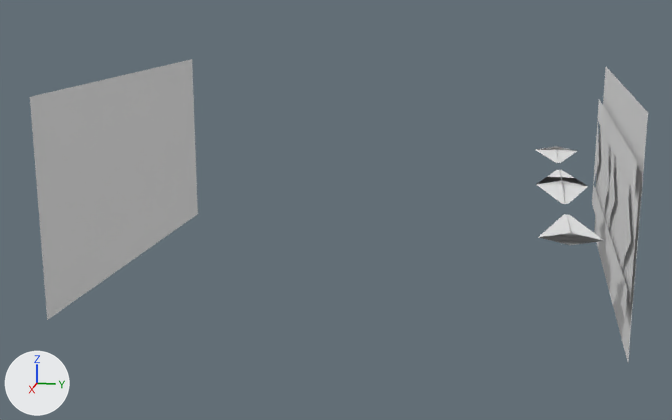
What one commit did to the OBJ model automotive/maliput/utility/test/data/HighlightedSegments.obj.
The view is the same before and after, from a camera (50 mm lens) standing at (11.22, -0.92, 1.95) and looking at (2.13, -2.74, -0.33). The lights are fixed; the arrows at lower left show +X, +Y and +Z. The first picture is the older version. Where no turn or scale is listed for an object, it has been applied to the vertices.

The first picture shows 'HighlightedSegments'.
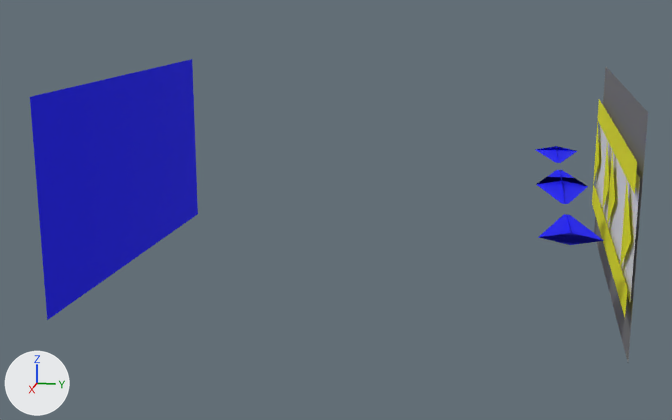
Boxes [x1, y1, x2, y2] around the edits, measured in the pictures (672 x 420 px):
```json
{"object": "HighlightedSegments", "change": "recoloured", "before": [30, 59, 648, 361], "after": [30, 59, 648, 361], "on screen": "white to blue"}
```

The change, as JSON lines over the scene's bpy script:
```json
{"op": "set", "path": "mat_bland_asphalt.base_color", "old": "(0.8, 0.8, 0.8)", "new": "(0.2, 0.2, 0.2)", "note": "white #e7e7e7 -> grey #7c7c7c"}
{"op": "set", "path": "mat_marker_paint.base_color", "old": "(0.8, 0.8, 0.8)", "new": "(1.0, 1.0, 0.0)", "note": "white #e7e7e7 -> yellow #ffff00"}
{"op": "set", "path": "mat_branch_point_glow.base_color", "old": "(0.8, 0.8, 0.8)", "new": "(0.0, 0.0, 1.0)", "note": "white #e7e7e7 -> blue #0000ff"}
{"op": "set", "path": "mat_grayed_bland_asphalt.base_color", "old": "(0.8, 0.8, 0.8)", "new": "(0.2, 0.2, 0.2)", "note": "white #e7e7e7 -> grey #7c7c7c"}
{"op": "set", "path": "mat_grayed_marker_paint.base_color", "old": "(0.8, 0.8, 0.8)", "new": "(1.0, 1.0, 0.0)", "note": "white #e7e7e7 -> yellow #ffff00"}
{"op": "set", "path": "mat_h_bounds_haze.base_color", "old": "(0.8, 0.8, 0.8)", "new": "(0.0, 0.0, 1.0)", "note": "white #e7e7e7 -> blue #0000ff"}
```
